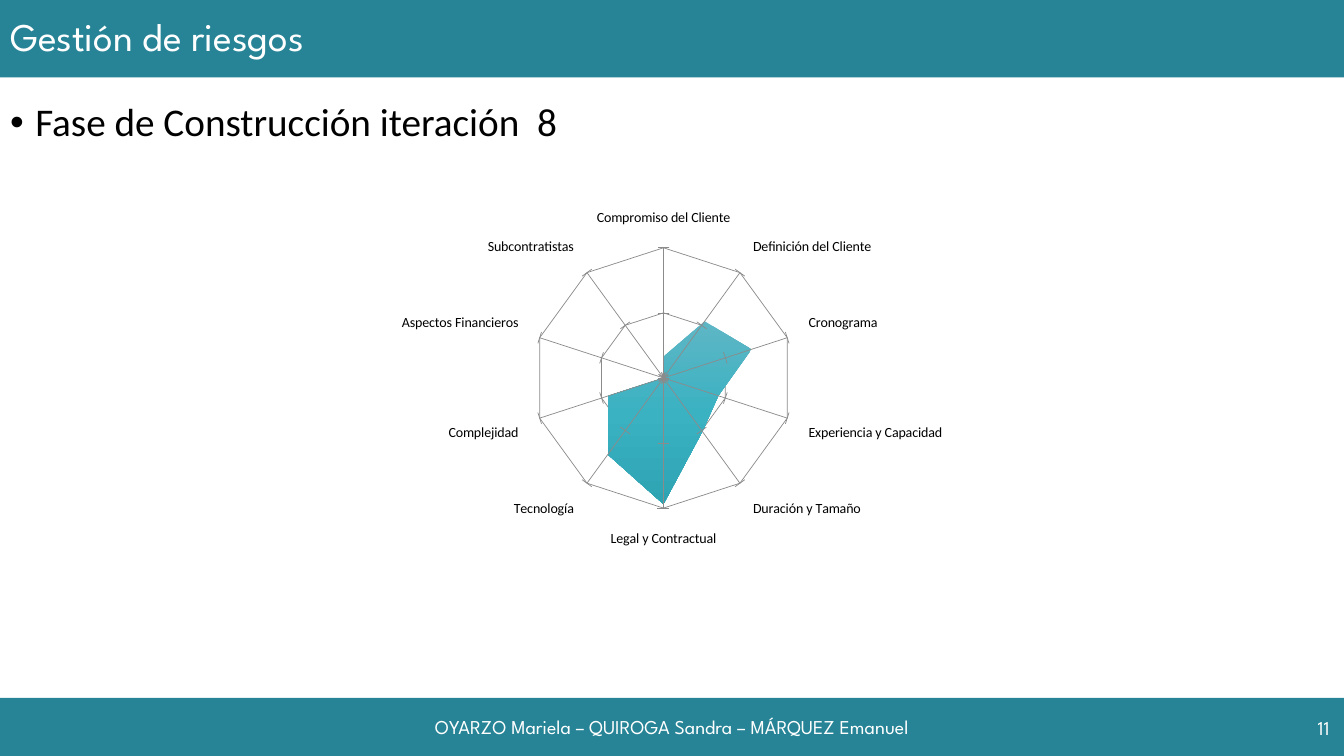
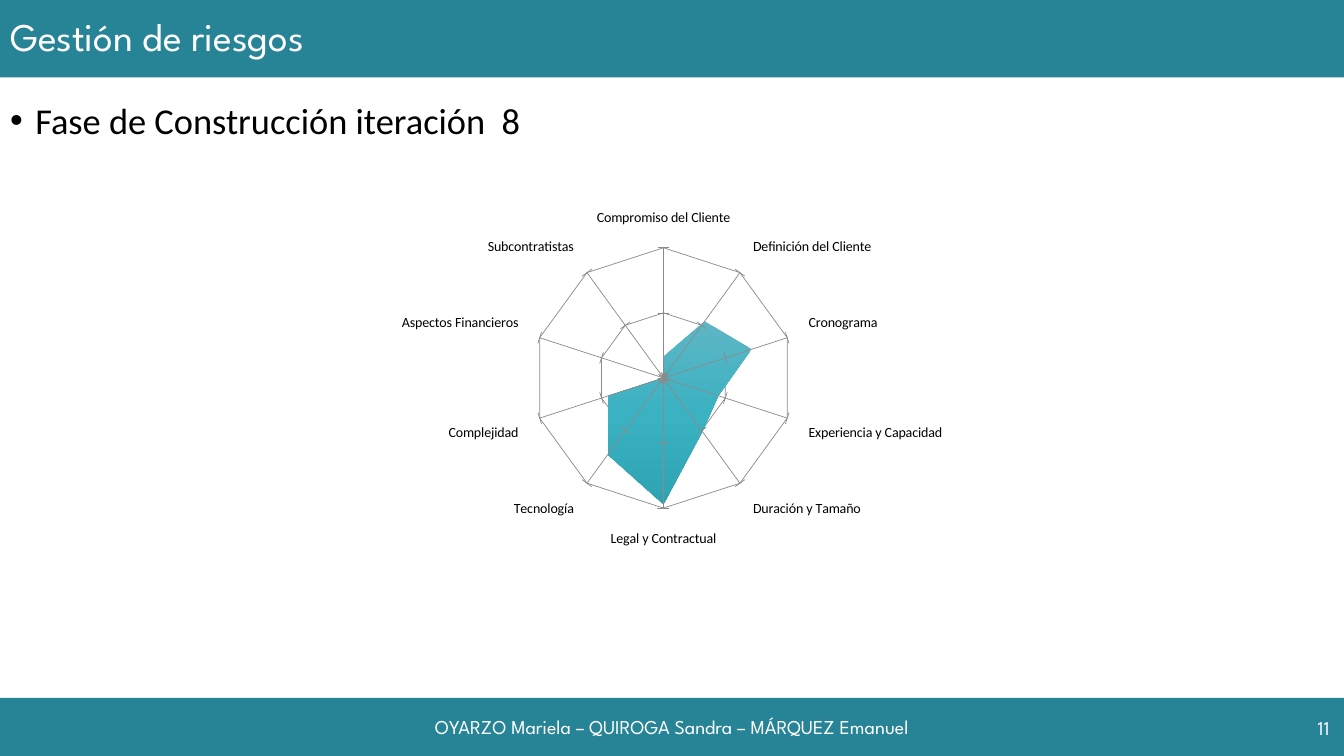
Before and after one commit to grupoyenu/yenu, a slide deck: slide 11 of 08. Presentaciones/Presentación 11.pptx. Drawn at 1344x756 pixels with LibreOffice and Linux fonts; fonts in the diff are those of the drawing; background and template pictures are left out. Boxes give left, top, right and bottom in pixels: in the first picture for what was removed or moved away, otherwise in the second. Text is boxed around its words. In the diff, an @@ line names an element or a change of style, - is before the commit and + after.

```diff
--- a/08. Presentaciones/Presentación 11.pptx
+++ b/08. Presentaciones/Presentación 11.pptx
@@ text "Fase de Construcción iteración 8" at [35, 108, 520, 135]: size 28 to 26 pt @@
```
Also in this commit, not shown: 5 other slides changed, 5 slides added.
